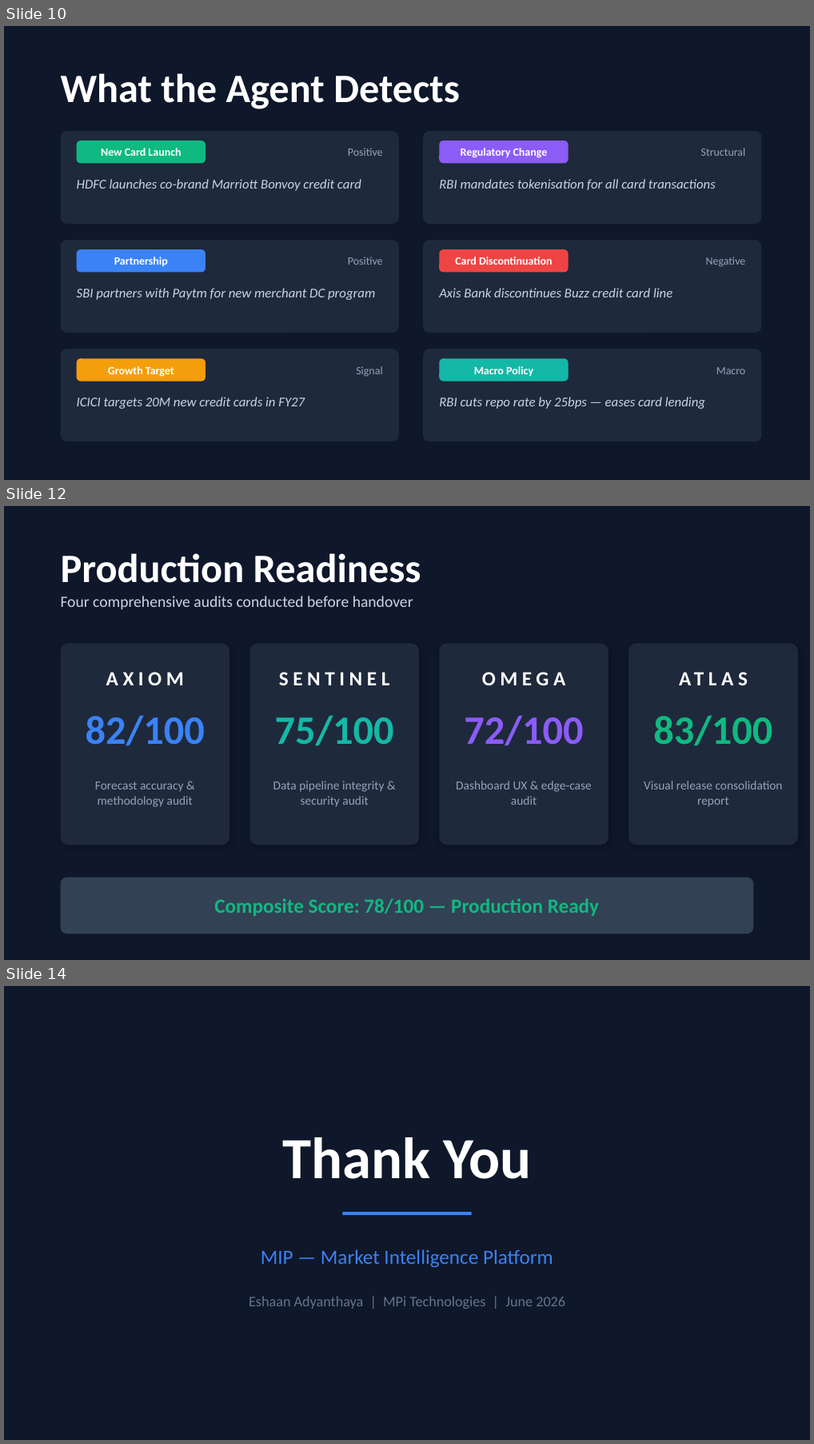
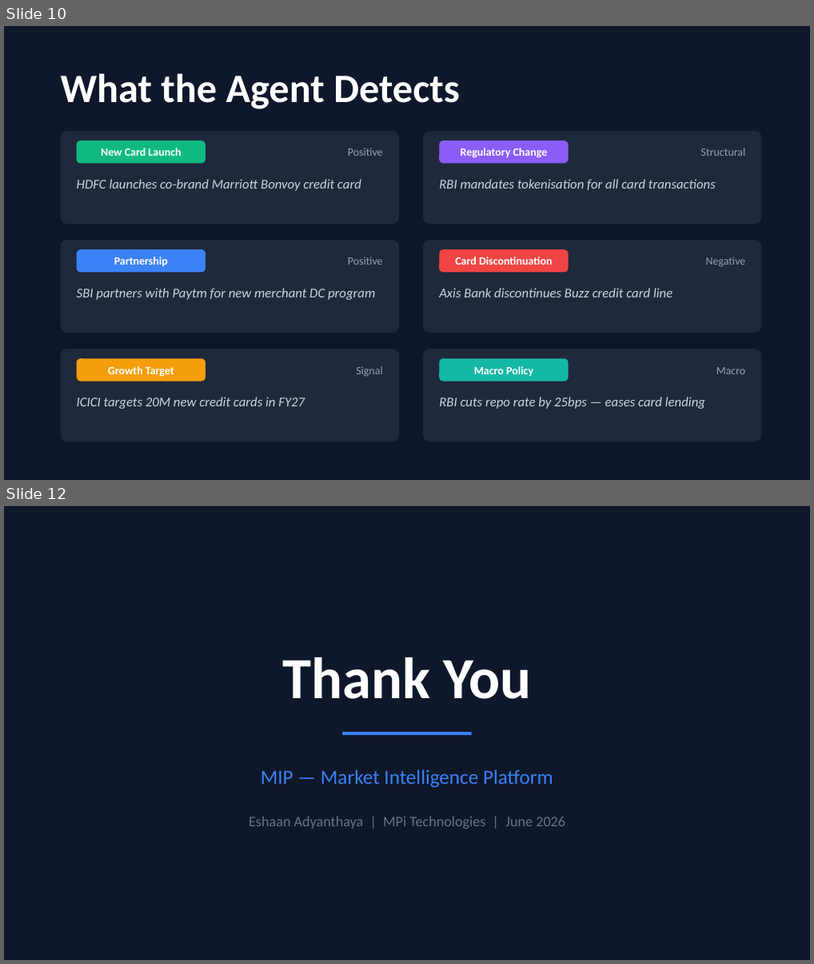
Before and after one commit to Eshaan0110/MPi-mip, a slide deck: reports/MIP_Presentation.pptx. Shown one above the other, each under a label of ours: slides 10, 12 and 14 before the commit, slides 10 and 12 after it; the slides between them are not shown. The pictures are 814x1444 and 814x964 pixels, drawn with LibreOffice and Linux fonts; fonts in the diff are those of the drawing. Boxes give left, top, right and bottom in pixels: in the first picture for what was removed or moved away, otherwise in the second. Text is boxed around its words. In the diff, an @@ line names an element or a change of style, - is before the commit and + after.

```diff
--- a/reports/MIP_Presentation.pptx
+++ b/reports/MIP_Presentation.pptx
@@ slide 12 removed at bbox=[4, 506, 810, 960], background #0F172A @@
@@ text removed at bbox=[61, 553, 422, 583] @@
-Production Readiness
@@ text removed at bbox=[61, 596, 414, 609] @@
-Four comprehensive audits conducted before handover
@@ rounded rectangle removed at bbox=[61, 643, 230, 844] @@
@@ rounded rectangle removed at bbox=[250, 643, 419, 844] @@
@@ rounded rectangle removed at bbox=[439, 643, 609, 844] @@
@@ rounded rectangle removed at bbox=[629, 643, 798, 844] @@
@@ text removed at bbox=[106, 672, 184, 685] @@
-AXIOM
@@ text removed at bbox=[279, 672, 390, 685] @@
-SENTINEL
@@ text removed at bbox=[482, 672, 566, 685] @@
-OMEGA
@@ text removed at bbox=[629, 660, 798, 696] @@
-ATLAS
@@ text removed at bbox=[86, 715, 205, 746] @@
-82/100
@@ text removed at bbox=[275, 715, 394, 745] @@
-75/100
@@ text removed at bbox=[464, 715, 583, 746] @@
-72/100
@@ text removed at bbox=[654, 715, 773, 745] @@
-83/100
@@ text removed at bbox=[95, 781, 193, 807] @@
-Forecast accuracy & methodology audit
@@ text removed at bbox=[274, 780, 384, 807] @@
-Data pipeline integrity & security audit
@@ text removed at bbox=[456, 780, 592, 804] @@
-Dashboard UX & edge-case audit
@@ text removed at bbox=[644, 780, 783, 807] @@
-Visual release consolidation report
@@ rounded rectangle removed at bbox=[61, 877, 754, 933] @@
@@ text removed at bbox=[214, 898, 599, 916] @@
-Composite Score: 78/100 — Production Ready
@@ what was slide 14 is now slide 12 @@
```
Also in this commit, not shown: 1 slide changed, 1 other slide removed, 3 other files.
